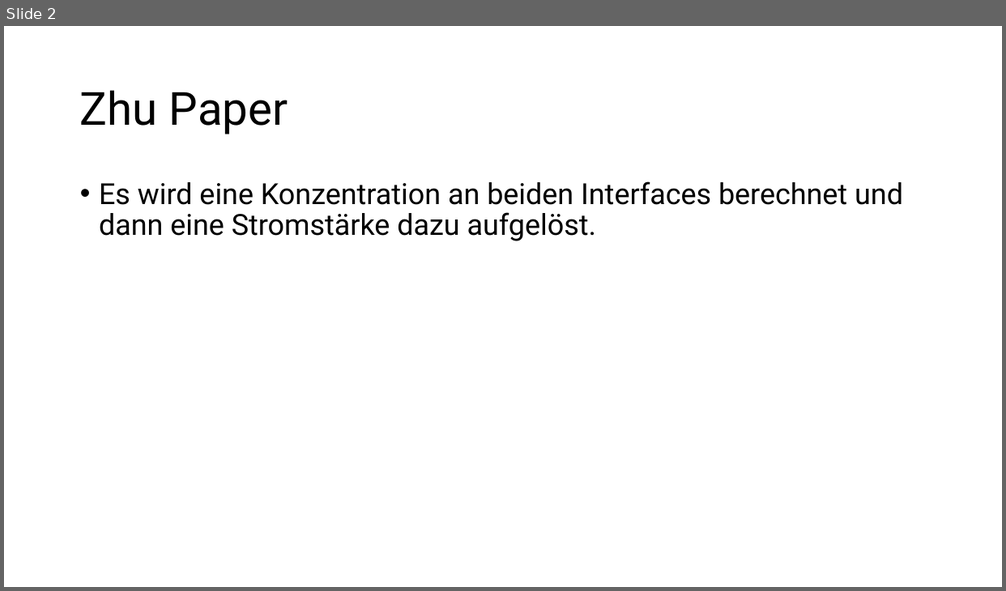
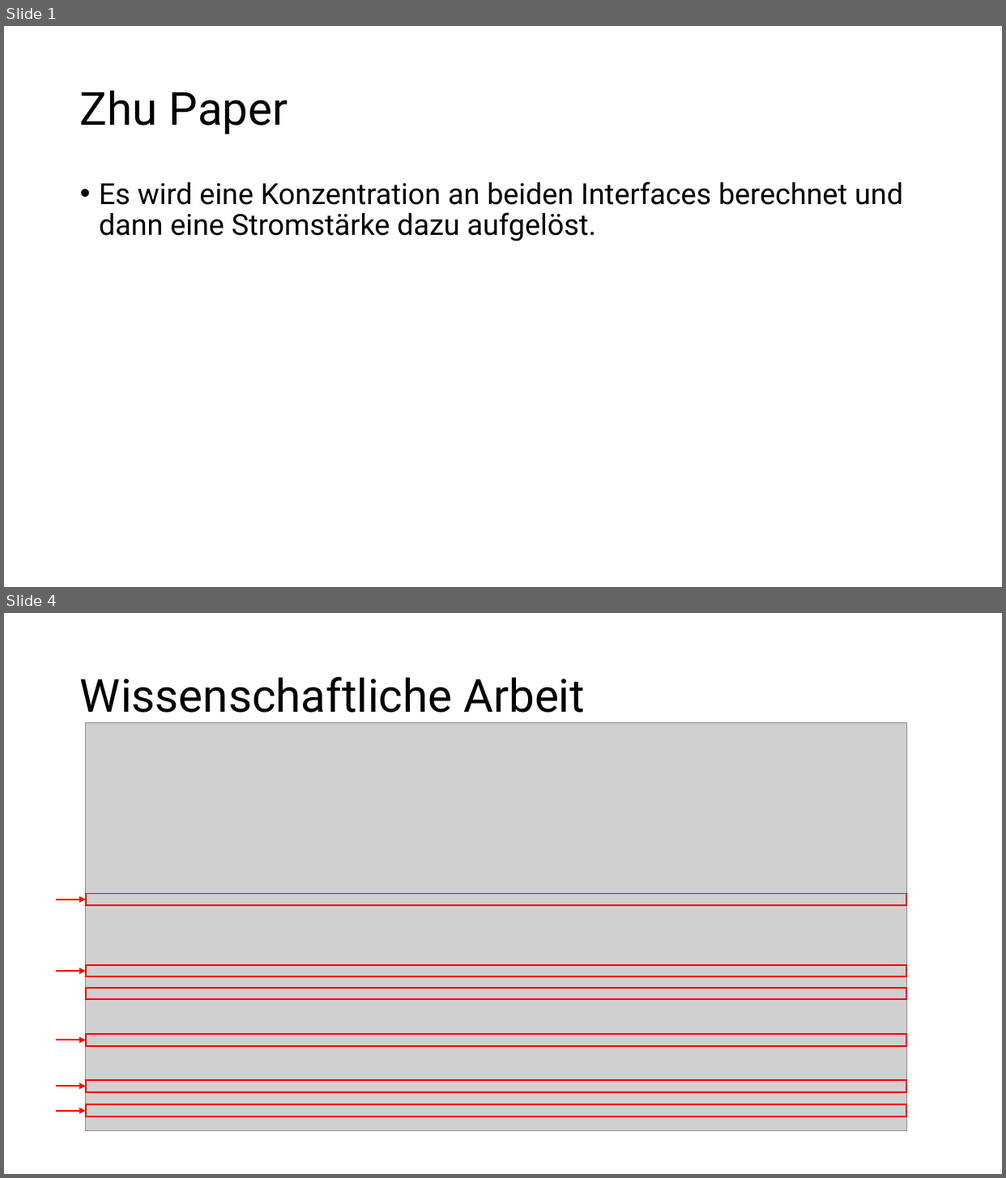
Before and after one commit to fatih4728/rSOC, a slide deck: Sketches.pptx. Shown one above the other, each under a label of ours: slide 2 before the commit, slides 1 and 4 after it; the slides between them are not shown. The pictures are 1006x591 and 1006x1178 pixels, drawn with LibreOffice and Linux fonts; fonts in the diff are those of the drawing; grey boxes stand for pictures. Boxes give left, top, right and bottom in pixels: in the first picture for what was removed or moved away, otherwise in the second. Text is boxed around its words. In the diff, an @@ line names an element or a change of style, - is before the commit and + after.

```diff
--- a/Sketches.pptx
+++ b/Sketches.pptx
@@ slide 4 added at [4, 613, 1002, 1174], background #FFFFFF @@
@@ title added at [80, 677, 585, 713], 44 pt, text #000000 @@
+Wissenschaftliche Arbeit
@@ picture added at [86, 723, 907, 1131] @@
@@ arrow added from (57, 900) to (86, 900), #FF0000 1.5 pt @@
@@ rectangle added at [86, 894, 907, 905], outline #FF0000 1.5 pt @@
@@ arrow added from (57, 971) to (86, 971), #FF0000 1.5 pt @@
@@ rectangle added at [86, 965, 907, 977], outline #FF0000 1.5 pt @@
@@ rectangle added at [86, 988, 907, 1000], outline #FF0000 1.5 pt @@
@@ arrow added from (57, 1041) to (86, 1041), #FF0000 1.5 pt @@
@@ rectangle added at [86, 1034, 907, 1046], outline #FF0000 1.5 pt @@
@@ arrow added from (57, 1086) to (86, 1086), #FF0000 1.5 pt @@
@@ rectangle added at [86, 1080, 907, 1093], outline #FF0000 1.5 pt @@
@@ arrow added from (57, 1111) to (86, 1111), #FF0000 1.5 pt @@
@@ rectangle added at [86, 1105, 907, 1117], outline #FF0000 1.5 pt @@
@@ what was slide 2 is now slide 1 @@
```
Also in this commit, not shown: 7 other slides added, 4 other files.
